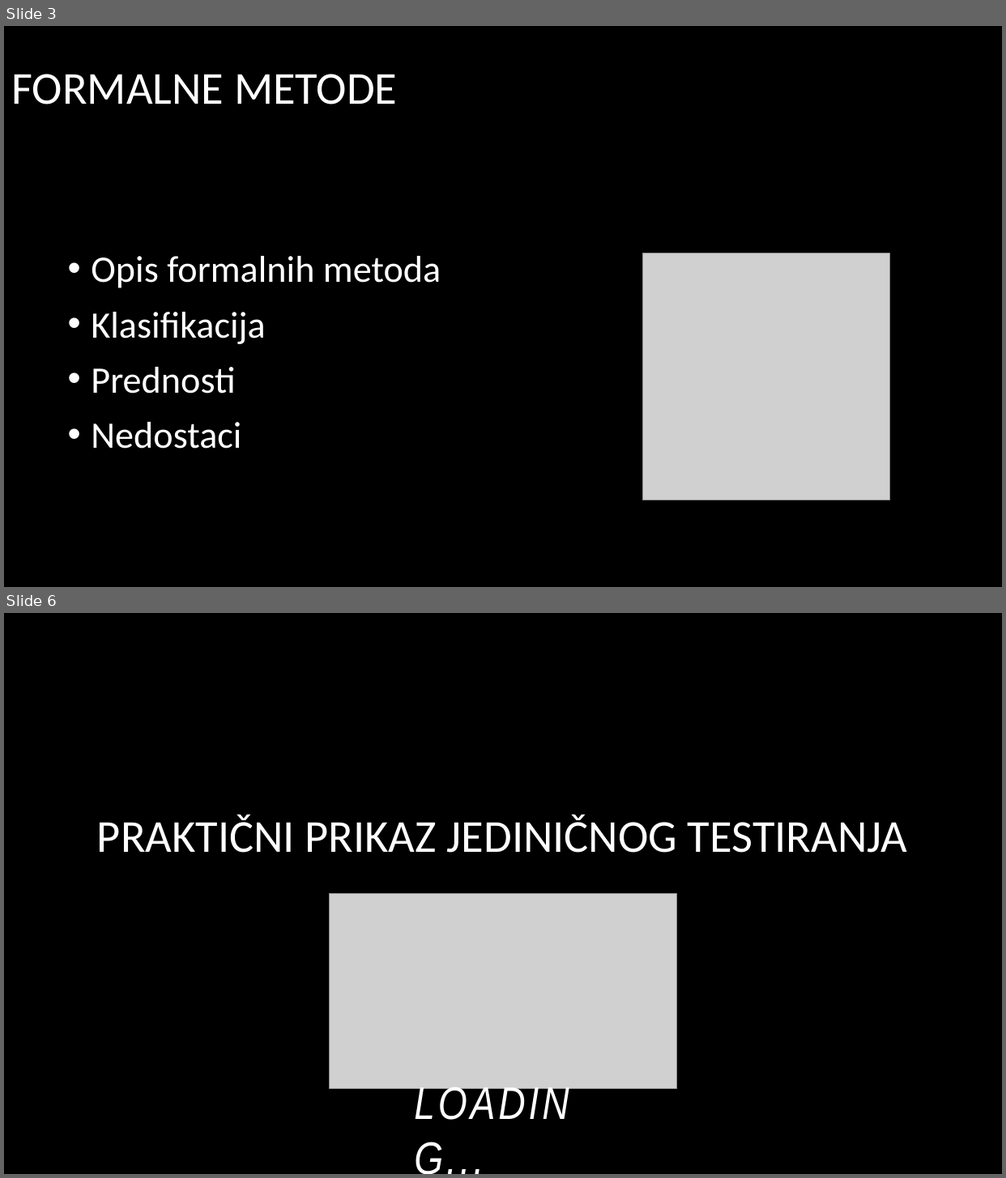
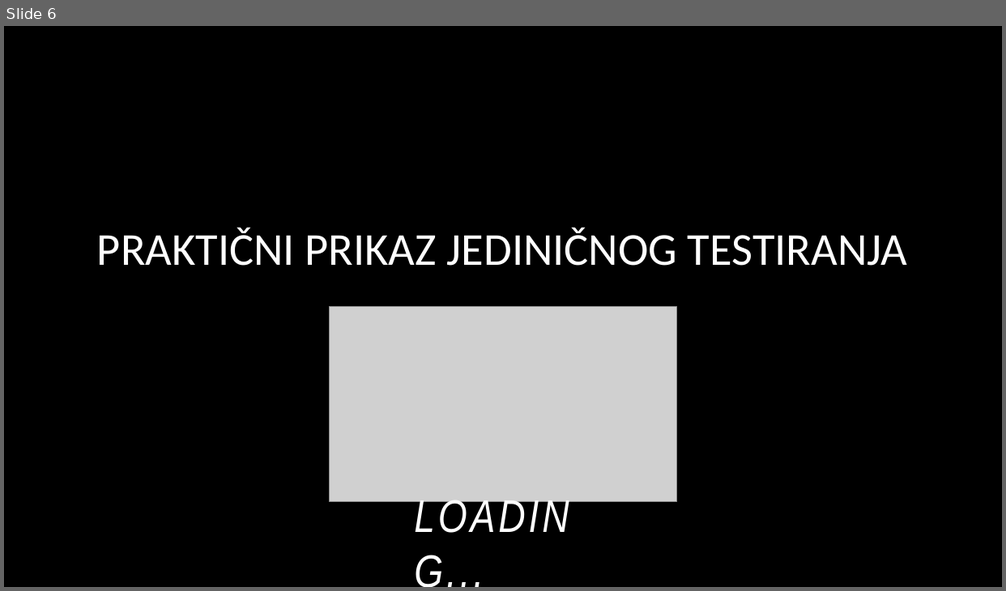
Before and after one commit to edin-3031/Diplomski_rad, a slide deck: Prezentacija/Dinamička verifikacija softvera - Prezentacija.pptx. Shown one above the other, each under a label of ours: slides 3 and 6 before the commit, slide 6 after it; the slides between them are not shown. The pictures are 1006x1178 and 1006x591 pixels, drawn with LibreOffice and Linux fonts; fonts in the diff are those of the drawing; grey boxes stand for pictures; background and template pictures are left out. Boxes give left, top, right and bottom in pixels: in the first picture for what was removed or moved away, otherwise in the second. Text is boxed around its words. In the diff, an @@ line names an element or a change of style, - is before the commit and + after.

```diff
--- a/Prezentacija/Dinamička verifikacija softvera - Prezentacija.pptx
+++ b/Prezentacija/Dinamička verifikacija softvera - Prezentacija.pptx
@@ slide 3 removed at bbox=[4, 26, 1002, 587], background picture (left out) @@
@@ title removed at bbox=[11, 74, 397, 105] @@
-FORMALNE METODE
@@ text removed at bbox=[91, 256, 441, 449] @@
-• Opis formalnih metoda
-• Klasifikacija
-• Prednosti
-• Nedostaci
@@ picture removed at bbox=[642, 253, 889, 500] @@
```
Also in this commit, not shown: 4 slides changed, 4 slides added, 2 other slides removed.
